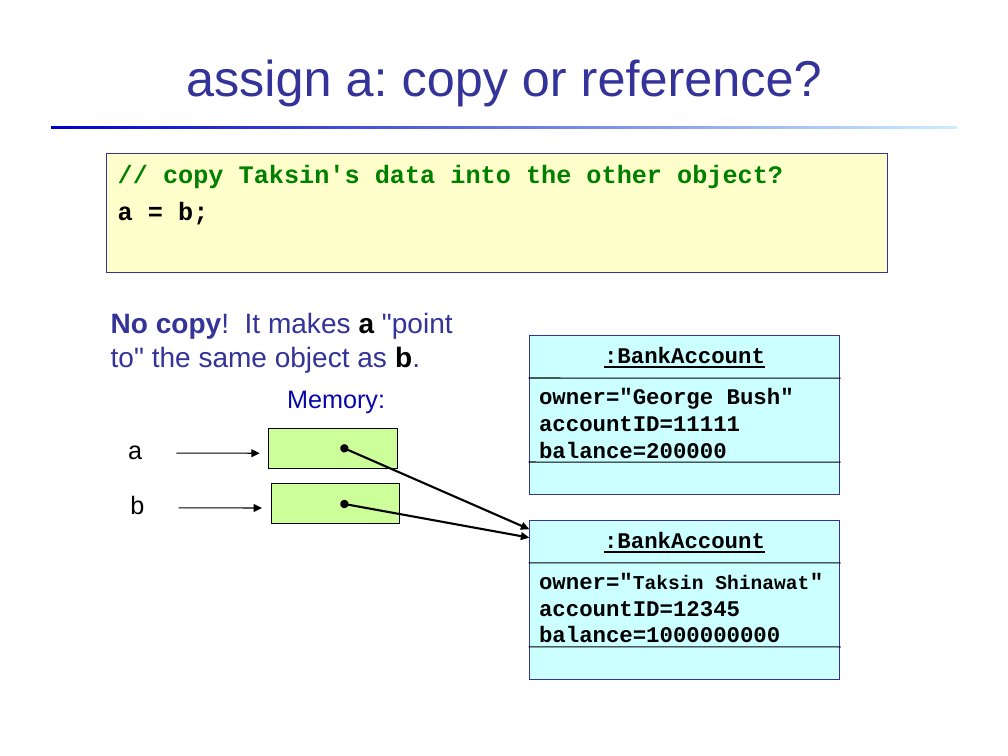
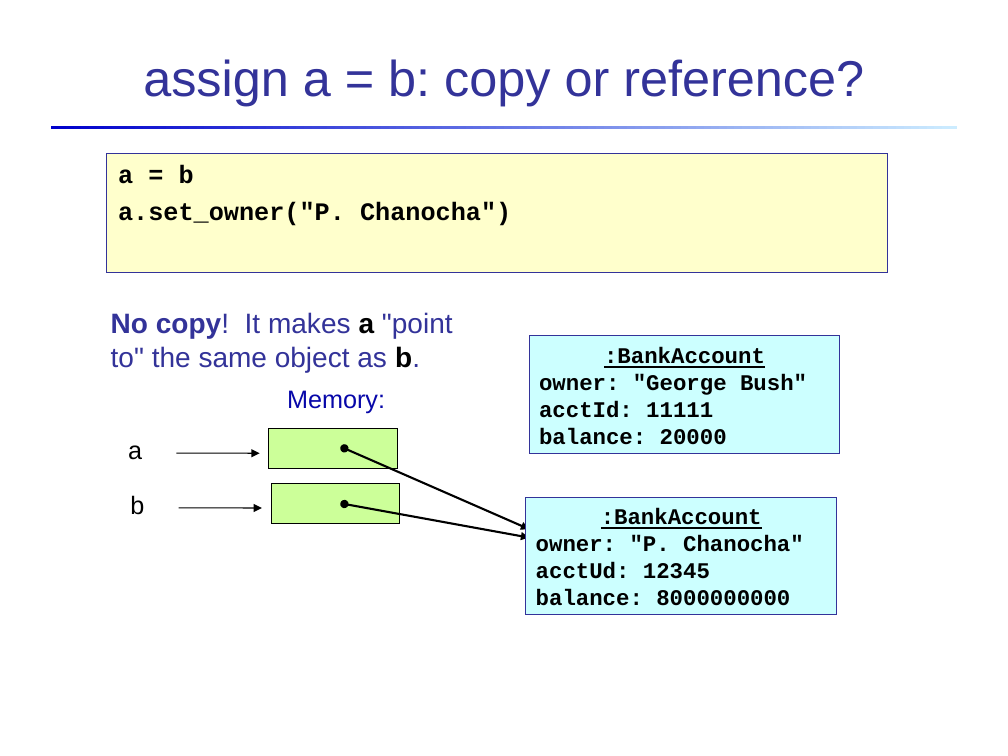
Before and after one commit to cpske/Prog2, a slide deck: slide 15 of oop/Object-References.ppt (slide 13 before the commit). Drawn at 1008x756 pixels with LibreOffice and Linux fonts; fonts in the diff are those of the drawing. Boxes give left, top, right and bottom in pixels: in the first picture for what was removed or moved away, otherwise in the second. Text is boxed around its words. In the diff, an @@ line names an element or a change of style, - is before the commit and + after.

```diff
--- a/oop/Object-References.ppt
+++ b/oop/Object-References.ppt
@@ title at <box>143,59,864,106</box>: text changed @@
-assign a: copy or reference?
+assign a = b: copy or reference?
@@ text in rectangle at <box>118,164,511,226</box>: text changed; text colour #008000 to #000000 @@
-// copy Taksin's data into the other object?
-a = b;
+a = b
+a.set_owner("P. Chanocha")
@@ rectangle ":BankAccount": place and size @@
-rectangle ":BankAccount" at <box>529,336,840,494</box>
+rectangle ":BankAccount" at <box>529,336,840,454</box>
@@ line removed from (529, 378) to (840, 378) @@
@@ text in rectangle at <box>539,374,807,445</box>: text changed @@
-owner="George Bush"
-accountID=11111
-balance=200000
+owner: "George Bush"
+acctId: 11111
+balance: 20000
@@ line removed from (529, 462) to (840, 463) @@
@@ rectangle ":BankAccount": place and size @@
-rectangle ":BankAccount" at <box>529,521,840,679</box>
+rectangle ":BankAccount" at <box>526,497,837,615</box>
@@ text in rectangle at <box>536,535,804,606</box>: text changed @@
-owner="Taksin Shinawat"
-accountID=12345
-balance=1000000000
+owner: "P. Chanocha"
+acctUd: 12345
+balance: 8000000000
@@ line removed from (529, 562) to (840, 563) @@
@@ line removed from (529, 647) to (840, 647) @@
```
Also in this commit, not shown: 4 other slides changed, 12 slides added, 8 slides removed, 9 other files.
